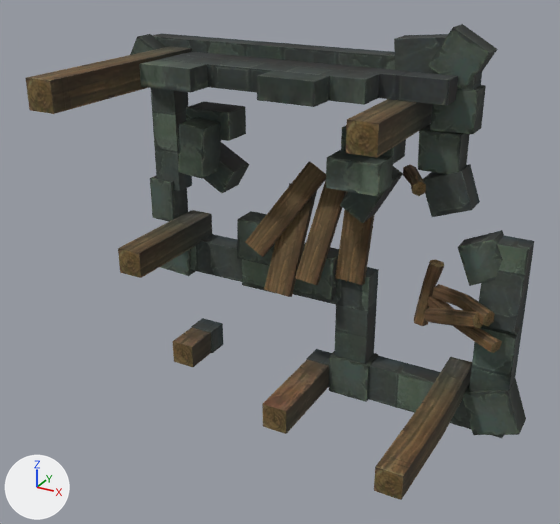
The OBJ model sceneobjs/huodong_fuben_603/huodong_fuben_603_mofachongwudian_diji_02/huodong_fuben_603_mofachongwudian_diji_02.obj, before and after one commit.
Before and after are seen from a 50 mm camera at (210.0, -458.0, 184.0) aimed at (0.0, -77.0, -6.0). The lights are fixed; the arrows at lower left show +X, +Y and +Z. Where no turn or scale is listed for an object, it has been applied to the vertices. Vertices at the same position are counted once.

Objects in the first picture: 'huodong_fuben_603_mofachongwudian_diji_02'.
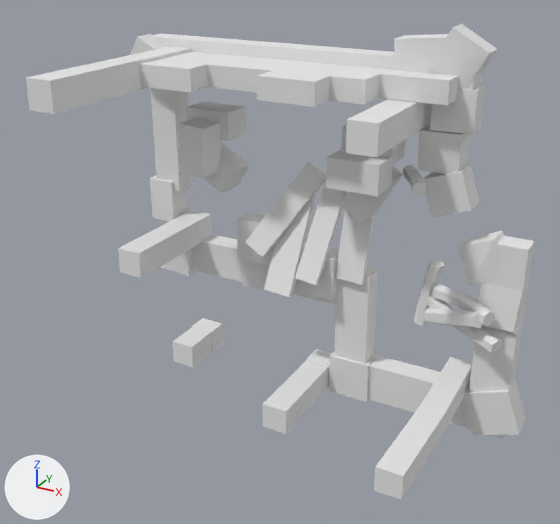
What changed in the scene script:
```text
Add mat_material_1_1:
    mat_material_1_1 = principled_material('material_1')
    mat_material_1_1.base_color = (0.8, 0.8, 0.8)  # white #e7e7e7
    mat_material_1_1.roughness = 1.0
Add mat_material_2_1:
    mat_material_2_1 = principled_material('material_2')
    mat_material_2_1.base_color = (0.8, 0.8, 0.8)  # white #e7e7e7
    mat_material_2_1.roughness = 1.0
Change me_huodong_fuben_603_mofachongwudian_diji_02:
    where me_huodong_fuben_603_mofachongwudian_diji_02.from_pydata(...)  # 514 vertices, 754 faces; spans x -146.0..145.0, y -149.0..1.0, z -130.0..130.0
    used by ob_huodong_fuben_603_mofachongwudian_diji_02; location = (0.0, 0.0, 0.0)
    me_huodong_fuben_603_mofachongwudian_diji_02 part 1: all 308 faces that had it switch from mat_material_2 (picture img_huodong_fuben_603_kaolu_diji_01_02_png) to mat_material_2_1 (white #e7e7e7)
    me_huodong_fuben_603_mofachongwudian_diji_02 part 2: all 446 faces that had it switch from mat_material_1 (picture img_huodong_fuben_603_kaolu_diji_01_01_png) to mat_material_1_1 (white #e7e7e7)
```

Location of each change, [x1, y1, x2, y2] in pixels of the pictures (560 x 524 px):
part 1 of me_huodong_fuben_603_mofachongwudian_diji_02, recoloured (brown to white): [173, 161, 502, 434] in both
part 2 of me_huodong_fuben_603_mofachongwudian_diji_02, recoloured (black to grey): [25, 24, 534, 500] in both
